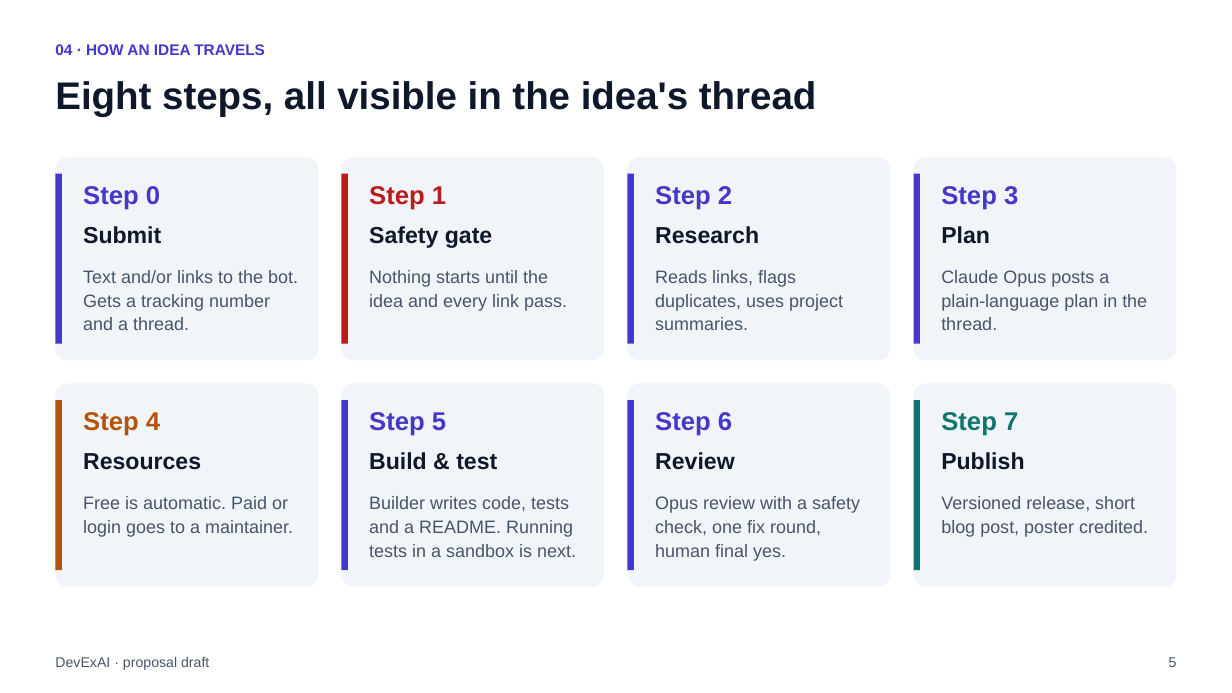
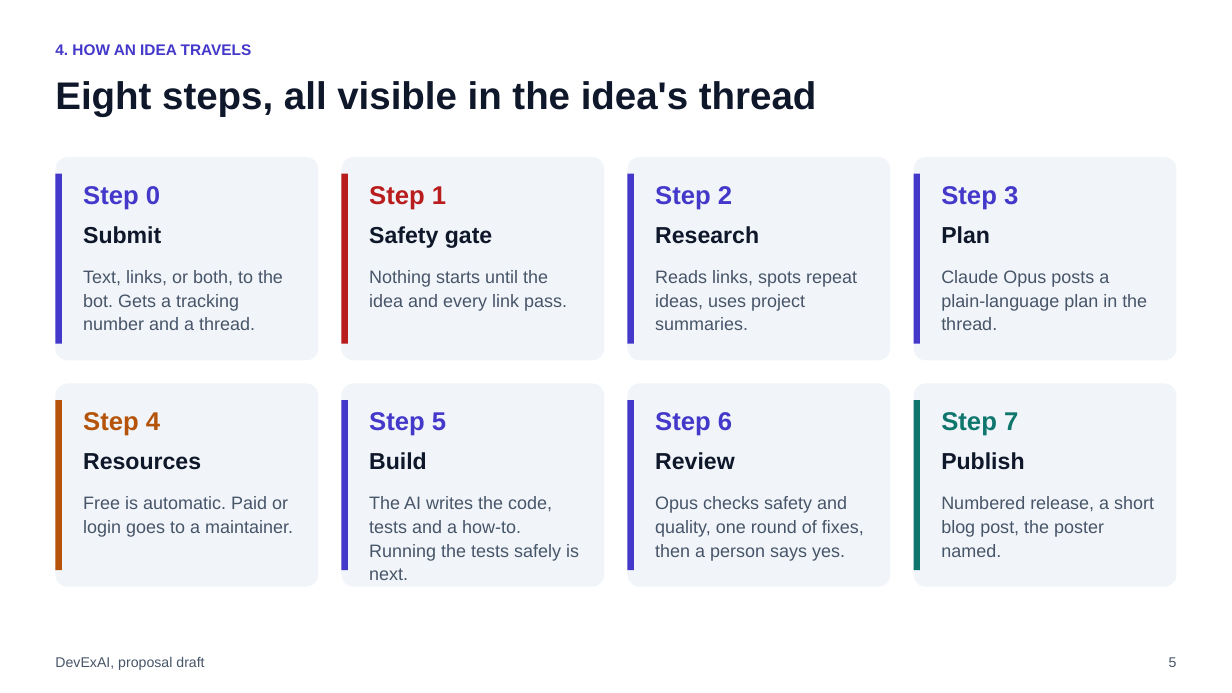
Before and after one commit to raghavsatyadev/DevExAI, a slide deck: slide 5 of DevExAI.pptx. Drawn at 1232x693 pixels with LibreOffice and Linux fonts; fonts in the diff are those of the drawing. Boxes give left, top, right and bottom in pixels: in the first picture for what was removed or moved away, otherwise in the second. Text is boxed around its words. In the diff, an @@ line names an element or a change of style, - is before the commit and + after.

```diff
--- a/DevExAI.pptx
+++ b/DevExAI.pptx
@@ text at box(55, 44, 252, 55): text changed @@
-04 · HOW AN IDEA TRAVELS
+4. HOW AN IDEA TRAVELS
@@ text at box(83, 270, 283, 330): text changed @@
-Text and/or links to the bot. Gets a tracking number and a thread.
+Text, links, or both, to the bot. Gets a tracking number and a thread.
@@ text at box(655, 270, 857, 330): text changed @@
-Reads links, flags duplicates, uses project summaries.
+Reads links, spots repeat ideas, uses project summaries.
@@ text at box(369, 452, 427, 469): text changed @@
-Build & test
+Build
@@ text at box(369, 496, 579, 580): text changed @@
-Builder writes code, tests and a README. Running tests in a sandbox is next.
+The AI writes the code, tests and a how-to. Running the tests safely is next.
@@ text at box(655, 496, 864, 561): text changed @@
-Opus review with a safety check, one fix round, human final yes.
+Opus checks safety and quality, one round of fixes, then a person says yes.
@@ text at box(941, 496, 1154, 557): text changed @@
-Versioned release, short blog post, poster credited.
+Numbered release, a short blog post, the poster named.
@@ text at box(55, 656, 204, 670): text changed @@
-DevExAI · proposal draft
+DevExAI, proposal draft
```
Also in this commit, not shown: 18 other slides changed, 3 other files.
